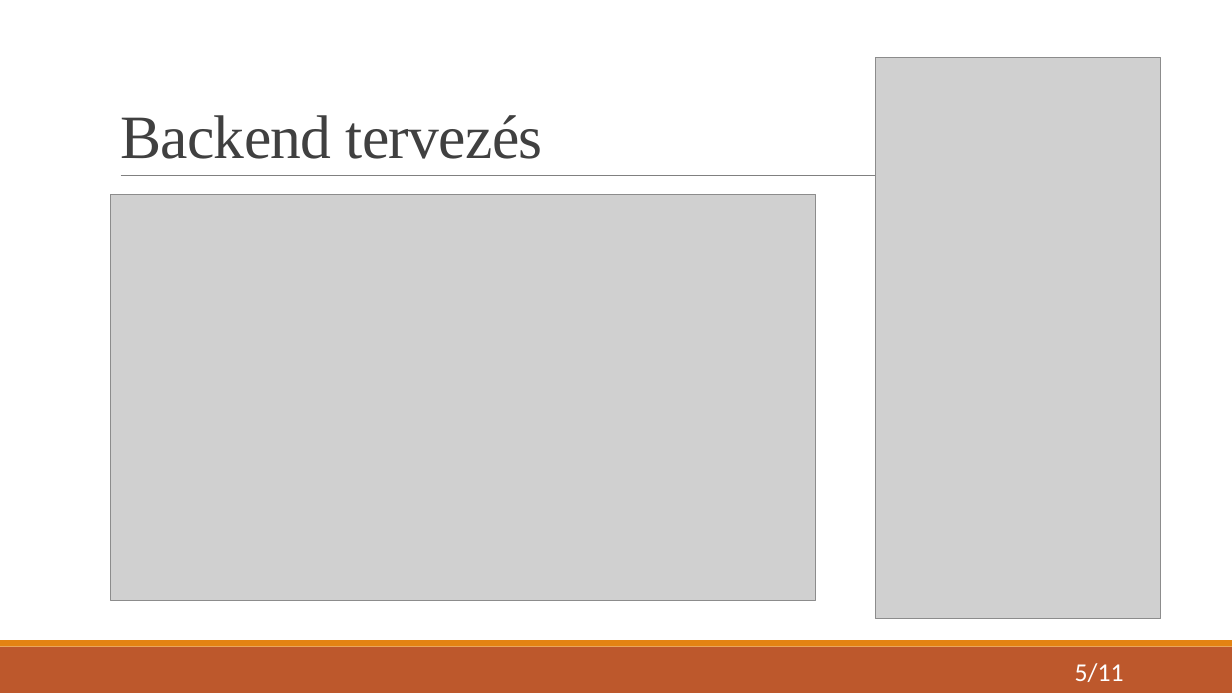
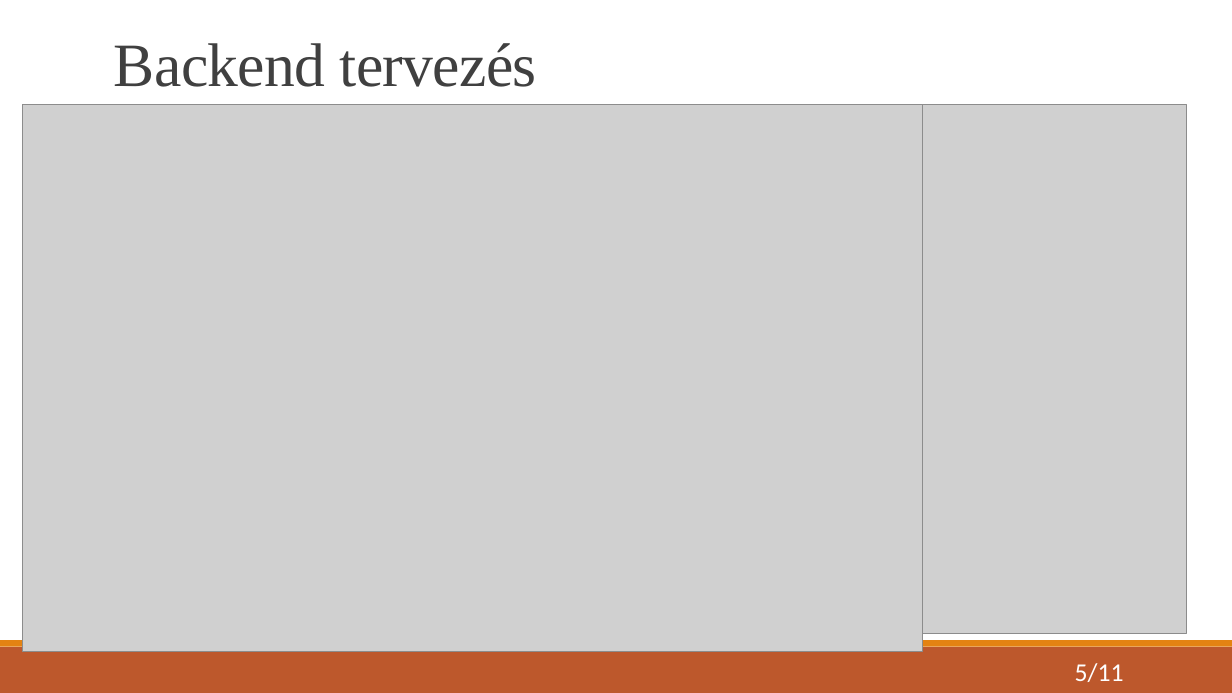
Before and after one commit to KristofKovacs2005/MediaHub, a slide deck: slide 5 of Vizsgaremek - Mediahub.pptx. Drawn at 1232x693 pixels with LibreOffice and Linux fonts; fonts in the diff are those of the drawing; grey boxes stand for pictures. Boxes give left, top, right and bottom in pixels: in the first picture for what was removed or moved away, otherwise in the second. Text is boxed around its words. In the diff, an @@ line names an element or a change of style, - is before the commit and + after.

```diff
--- a/Vizsgaremek - Mediahub.pptx
+++ b/Vizsgaremek - Mediahub.pptx
@@ title "Backend tervezés": place and size @@
-title "Backend tervezés" at bbox=[120, 115, 543, 159]
+title "Backend tervezés" at bbox=[114, 43, 537, 87]
@@ picture: place and size @@
-picture at bbox=[111, 194, 816, 601]
+picture at bbox=[22, 104, 922, 652]
@@ picture: place and size @@
-picture at bbox=[875, 57, 1161, 619]
+picture at bbox=[921, 104, 1187, 633]
```
Also in this commit, not shown: 10 other slides changed.
